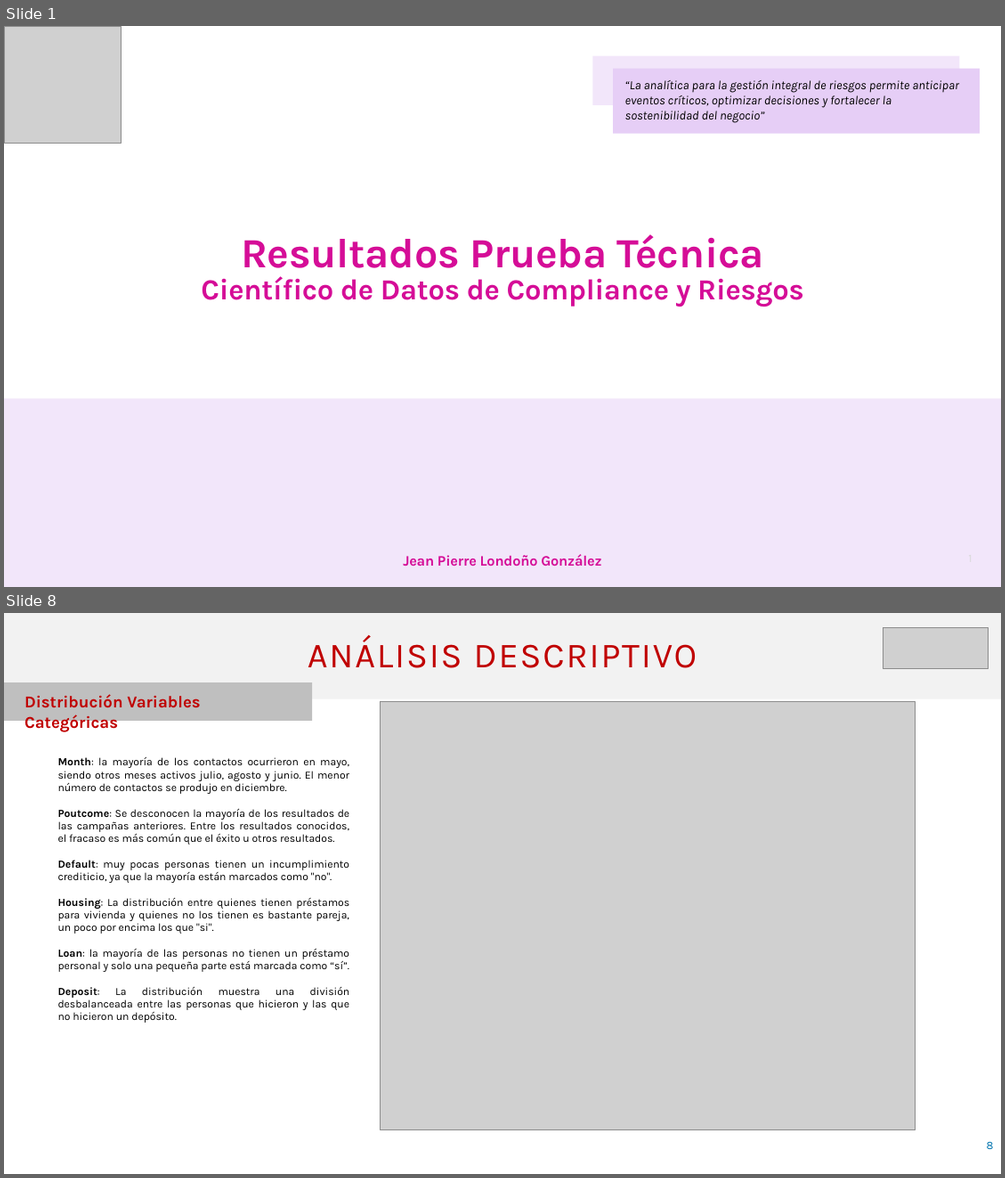
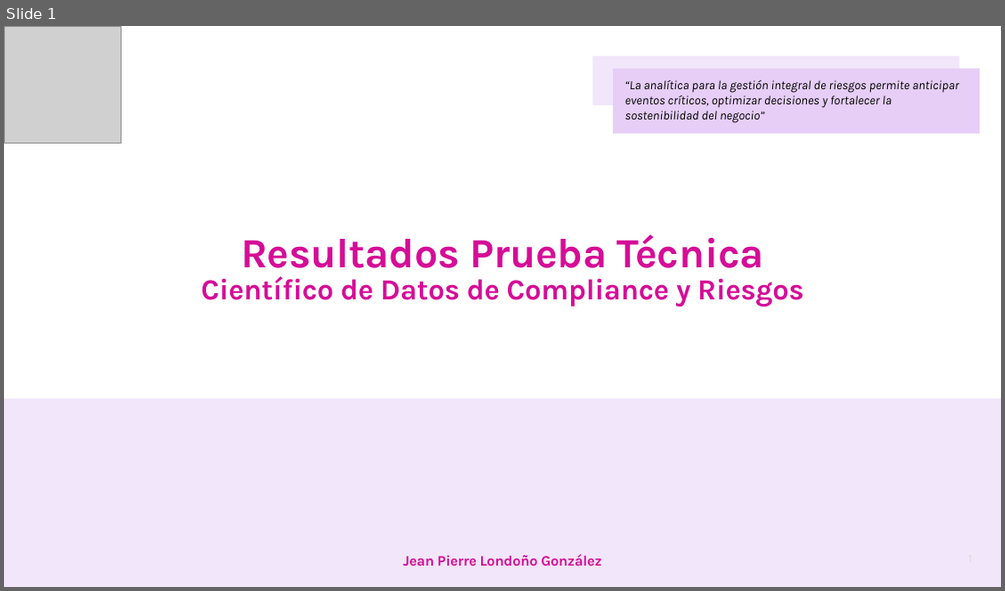
Before and after one commit to jepilogo97/nequi-ds-compliance-risk, a slide deck: files/Prueba_Cientifico_Datos_Compliance.pptx. Shown one above the other, each under a label of ours: slides 1 and 8 before the commit, slide 1 after it; the slides between them are not shown. The pictures are 1005x1178 and 1005x591 pixels, drawn with LibreOffice and Linux fonts; fonts in the diff are those of the drawing; grey boxes stand for pictures. Boxes give left, top, right and bottom in pixels: in the first picture for what was removed or moved away, otherwise in the second. Text is boxed around its words. In the diff, an @@ line names an element or a change of style, - is before the commit and + after.

```diff
--- a/files/Prueba_Cientifico_Datos_Compliance.pptx
+++ b/files/Prueba_Cientifico_Datos_Compliance.pptx
@@ slide 8 removed at (4, 613, 1001, 1174), background #FFFFFF @@
@@ title removed at (4, 613, 1001, 699) @@
-ANÁLISIS DESCRIPTIVO
@@ picture removed at (883, 627, 988, 669) @@
@@ rectangle removed at (4, 682, 312, 721) @@
@@ text removed at (24, 694, 200, 732) @@
-Distribución Variables Categóricas
@@ picture removed at (380, 701, 915, 1130) @@
@@ table removed at (50, 752, 357, 1034), 1 rows, 1 columns @@
-Month: la mayoría de los contactos ocurrieron en mayo, siendo otros meses activos julio, agosto y junio. El menor número de contactos se produjo en diciembre. / Poutcome: Se desconocen la mayoría de los resultados de las campañas anteriores. Entre los resultados conocidos, el fracaso es más común que el éxito u otros resultados. / Default: muy pocas personas tienen un incumplimiento crediticio, ya que la mayoría están marcados como "no". / Housing: La distribución entre quienes tienen préstamos para vivienda y quienes no los tienen es bastante pareja, un poco por encima los que "si". / Loan: la mayoría de las personas no tienen un préstamo personal y solo una pequeña parte está marcada como “sí”. / Deposit: La distribución muestra una división desbalanceada entre las personas que hicieron y las que no hicieron un depósito.
@@ page number removed at (987, 1141, 994, 1149) @@
-8
```
Also in this commit, not shown: 1 slide changed, 3 slides added, 15 other slides removed, 2 other files.
